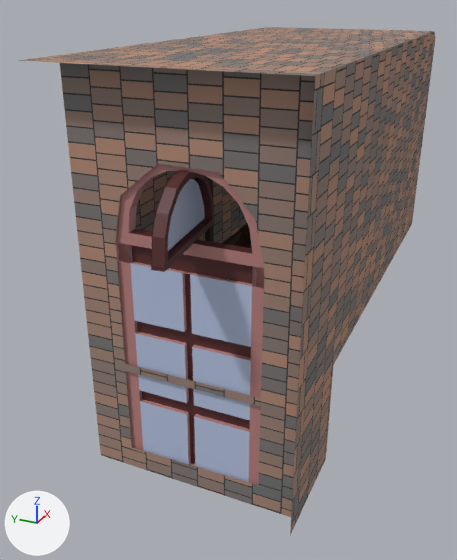
A saved change to the Blender file blend/rose.blend.
Both versions are drawn from a 50 mm camera at (-15.5, -4.88, 6.78) aimed at (-2.41, 1.01, 0.24). The lights are fixed; the arrows at lower left show +X, +Y and +Z.
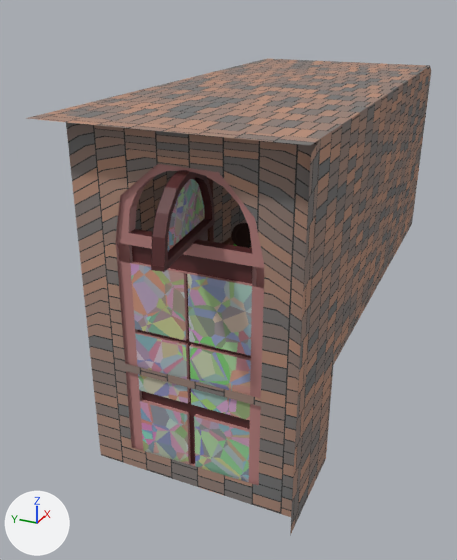
Where the newer file only moved an object's origin or applied its transform, the numbers keep the older frame.

Edits to the bpy script that builds the scene:
```text
Change mat_janela:
    remove # nodes: BsdfPrincipled, OutputMaterial
    remove # colours: blue #bbc9e7
    nodes: BsdfPrincipled, Mix, OutputMaterial, TexVoronoi, UVMap
    colours: grey #b4bca6
Change me_plane_002:
    where me_plane_002.from_pydata(...)  # 276 vertices, 264 faces; spans x -4.32..2.59, y -1.66..1.65, z 0.0..0.23
    used by ob_plane_002; location = (-6.4, -0.01, 0.21); rotation_euler = (0.0, 1.571, 0.0), in degrees (0, 90, 0)
    me_plane_002 part 3: 2 of the vertices in x -1.99, y -0.03, z 0.0..0.09 are moved by (0.0, 0.06, 0.0)
    me_plane_002 part 4: 2 of the vertices in x -0.51, y -0.03, z 0.0..0.09 are moved by (0.0, 0.06, 0.0)
    me_plane_002 part 5: 2 of the vertices in x 0.81, y -0.03, z 0.0..0.09 are moved by (0.0, 0.06, 0.0)
    me_plane_002 part 6: all 2 vertices in x -0.79, y 0.13, z 0.0..0.09 are moved by (0.18, -0.03, 0.0)
    me_plane_002 part 7: all 2 vertices in x -0.79, y 1.21, z 0.0..0.09 are moved by (0.18, 0.0, 0.0)
    me_plane_002 part 8: all 2 vertices in x -0.79, y -0.03, z 0.0..0.09 are moved by (0.18, 0.06, 0.0)
    me_plane_002 part 9: texture (UV) coordinates of 264 of 264 faces, centred in x -4.3..2.59, y -1.66..1.65, z 0.0..0.23, changed; they spanned u 0.0..1.0, v 0.0..1.0 and now span u 0.0..1.0, v 0.0..0.99
Change me_cube:
    used by ob_cube; location = (0.0, 0.0, 0.0)
    remove me_cube.from_pydata(...)  # 49 vertices, 35 faces, 2 loose edges; spans x -6.95..4.88, y -2.29..2.76, z -2.59..5.74
    add me_cube.from_pydata(...)  # 49 vertices, 35 faces, 2 loose edges; spans x -6.95..4.88, y -2.29..2.76, z -2.59..4.8
    me_cube part 1: the 1 vertex in x -6.9, y -2.29, z 5.74 is moved by (0.0, 0.0, -1.07)
    me_cube part 2: 17 of the vertices in x -6.95..4.88, y -2.29..2.76, z 5.54..5.74 are moved by (0.0, 0.0, -0.93)
Change ob_cylinder:
    ob_cylinder.location: (-3.36, -0.33, 1.59) -> (-3.79, -0.33, 1.81)
    ob_cylinder.scale: (1.0, 1.0, 1.0) -> (1.01, 1.01, 1.01)
```

Pixel boxes (x1, y1, x2, y2) of what changed, in the pictures (457 x 560 px; the box of a moved part takes in the faces that stretch with it):
'Cube', reshaped (6% shorter)
    before: (18, 27, 436, 535)
    after: (26, 59, 431, 535)
'Plane.002', surface changed, reshaped
    both: (116, 164, 264, 485)
'Plane.001', surface changed
    both: (151, 170, 213, 272)
'Cylinder', moved, rescaled
    before: (240, 227, 252, 248)
    after: (231, 223, 252, 248)
part 1 of me_cube, moved or reshaped
    before: (296, 72, 325, 423)
    after: (296, 139, 321, 423)
part 2 of me_cube, moved or reshaped
    before: (18, 27, 436, 397)
    after: (26, 59, 431, 397)
part 3 of me_plane_002, moved or reshaped
    before: (183, 271, 252, 286)
    after: (184, 271, 252, 286)
part 4 of me_plane_002, moved or reshaped
    before: (193, 345, 251, 361)
    after: (190, 344, 251, 361)
part 5 of me_plane_002, moved or reshaped
    before: (187, 343, 251, 429)
    after: (188, 343, 251, 429)
part 6 of me_plane_002, moved or reshaped
    before: (182, 273, 187, 332)
    after: (184, 273, 188, 340)
part 7 of me_plane_002, moved or reshaped
    before: (130, 263, 187, 343)
    after: (130, 263, 188, 343)
part 8 of me_plane_002, moved or reshaped
    before: (185, 274, 252, 358)
    after: (186, 274, 252, 358)
part 9 of me_plane_002, surface changed
    both: (116, 164, 264, 485)
